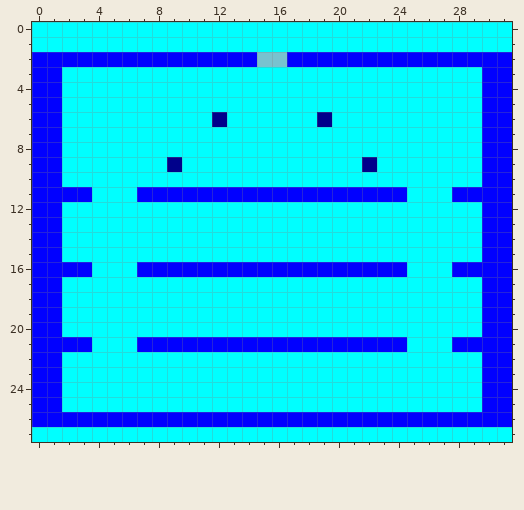
A pixel-art sprite gets an edit: res/levelMaps/level1.png. Above is the file before it was changed.
The file is 32x28 pixels. Colours within 5 levels of each other are drawn and written as one.
Once edited:
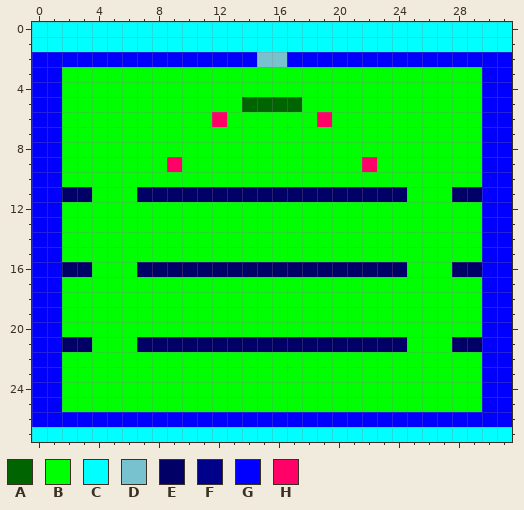
Palette (. is transparent): A #006400  B #00ff03  C #00ffff  D #78c2cf  E #010067  F #00018b  G #0100ff  H #ff0167
Edits made:
Changed rows in their new state; - is an unchanged pixel.
first column x 2:
 3 BBBBBBBBBBBBBBBBBBBBBBBBBBBB
 4 BBBBBBBBBBBBBBBBBBBBBBBBBBBB
 5 BBBBBBBBBBBBAAAABBBBBBBBBBBB
 6 BBBBBBBBBBHBBBBBBHBBBBBBBBBB
 7 BBBBBBBBBBBBBBBBBBBBBBBBBBBB
 8 BBBBBBBBBBBBBBBBBBBBBBBBBBBB
 9 BBBBBBBHBBBBBBBBBBBBHBBBBBBB
10 BBBBBBBBBBBBBBBBBBBBBBBBBBBB
11 EEBBBEEEEEEEEEEEEEEEEEEBBBEE
12 BBBBBBBBBBBBBBBBBBBBBBBBBBBB
13 BBBBBBBBBBBBBBBBBBBBBBBBBBBB
14 BBBBBBBBBBBBBBBBBBBBBBBBBBBB
15 BBBBBBBBBBBBBBBBBBBBBBBBBBBB
16 EEBBBEEEEEEEEEEEEEEEEEEBBBEE
17 BBBBBBBBBBBBBBBBBBBBBBBBBBBB
18 BBBBBBBBBBBBBBBBBBBBBBBBBBBB
19 BBBBBBBBBBBBBBBBBBBBBBBBBBBB
20 BBBBBBBBBBBBBBBBBBBBBBBBBBBB
21 EEBBBEEEEEEEEEEEEEEEEEEBBBEE
22 BBBBBBBBBBBBBBBBBBBBBBBBBBBB
23 BBBBBBBBBBBBBBBBBBBBBBBBBBBB
24 BBBBBBBBBBBBBBBBBBBBBBBBBBBB
25 BBBBBBBBBBBBBBBBBBBBBBBBBBBB
